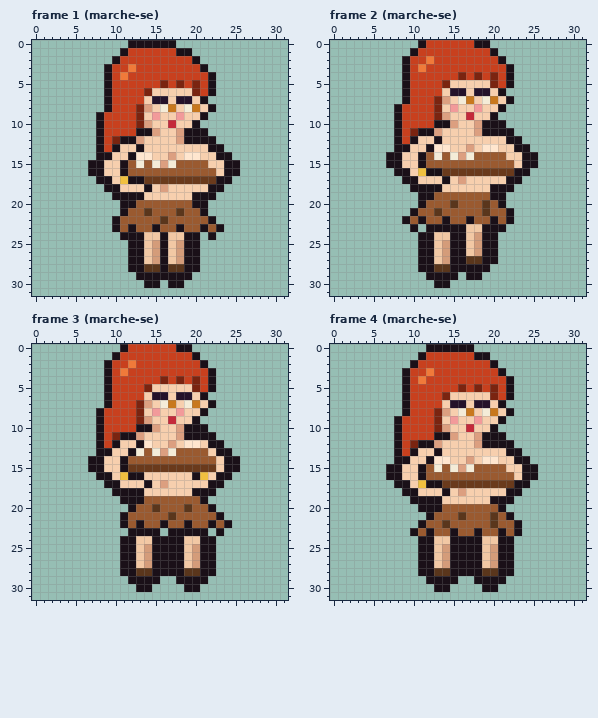
Two states of a pixel-art file, art/plaisirs/plaisirs-feu-flamme.aseprite. The picture above is the old version.
32x32 pixels, 20 frames. Shown: frame 1 (marche-se), frame 2 (marche-se), frame 3 (marche-se), frame 4 (marche-se). The commit also changed other frames, which this record leaves out.
Now the later version:
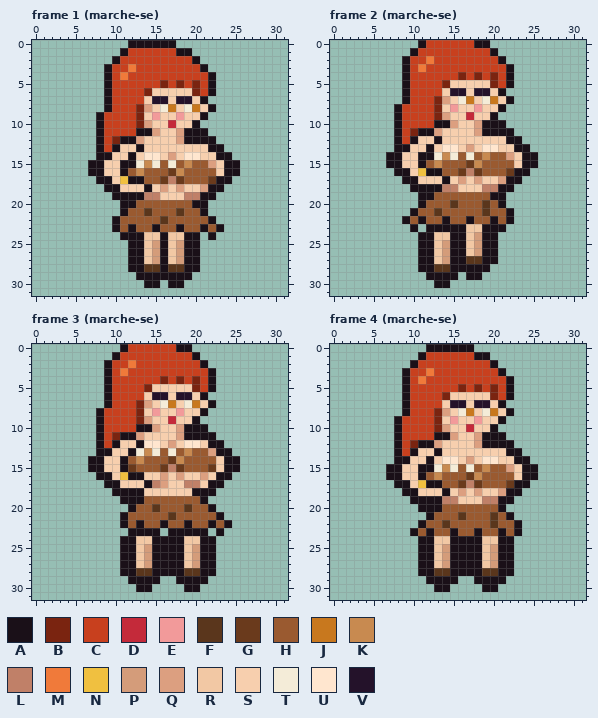
Palette (. is transparent): A #1a1018  B #7a2410  C #c8401e  D #c42a3a  E #f29a9a  F #5a361c  G #6a3a1c  H #9a5a30  J #c8781e  K #c88a50  L #c08068  M #f07a3a  N #f0c040  P #d49c7a  Q #dc9f80  R #f2c8a4  S #f7cfae  T #f4ecd8  U #ffe6cf  V #24122a
Changes in this commit:
Changed rows in their new state; - is an unchanged pixel.
Frame 1 (marche-se):
first column x 12:
14 -S-U-------
15 A-K-H--K--Q
16 -K---GK----
17 --HH-L-HHH-
18 ------Q--Q-
19 --LL---LL--
Frame 2 (marche-se):
first column x 12:
13 -S-U-------
14 A-K-H--K--Q
15 -K---GK----
16 --HH-L-HHH-
17 ------Q--Q-
18 --LL---LL--
Frame 3 (marche-se):
first column x 13:
12 --U-------
13 -K-H--K--Q
14 K---GK----
15 HHH-L-HHH-
16 ---Q-Q-SQ-
17 --L---LL--
Frame 4 (marche-se): the same change as frame 1 (marche-se)
Pixel boxes of the changes (left, top, right, bottom) in both pictures:
changed: (128, 152, 216, 200)
changed: (426, 144, 514, 192)
changed: (136, 440, 216, 488)
changed: (426, 456, 514, 504)
